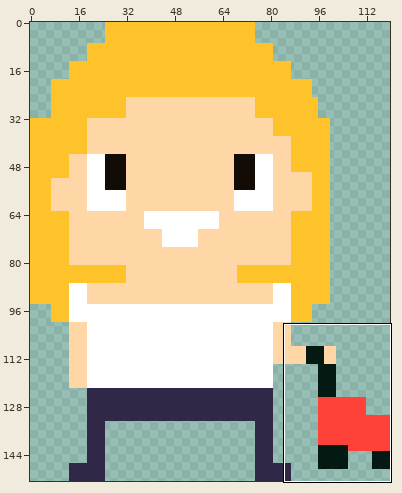
Two versions of one sprite sheet, public/assets/Mary-St-Pope.png. The picture above shows the old version from afar; the outline marks the close-up.
Close-up. Old version:
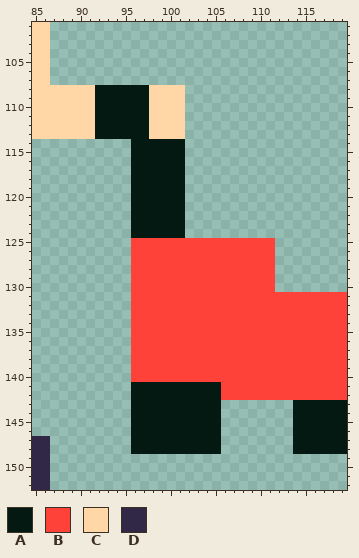
The file is 120x153 pixels. Colours within 5 levels of each other are drawn and written as one. Shown: x 85..119, y 101..152.
Palette (. is transparent): A #041912  B #fe4239  C #ffd7a6  D #312847
Pixels before, first column x 85:
101 CC.................................
102 CC.................................
103 CC.................................
104 CC.................................
105 CC.................................
106 CC.................................
107 CC.................................
108 CCCCCCCAAAAAACCCC..................
109 CCCCCCCAAAAAACCCC..................
110 CCCCCCCAAAAAACCCC..................
111 CCCCCCCAAAAAACCCC..................
112 CCCCCCCAAAAAACCCC..................
113 CCCCCCCAAAAAACCCC..................
114 ...........AAAAAA..................
115 ...........AAAAAA..................
116 ...........AAAAAA..................
117 ...........AAAAAA..................
118 ...........AAAAAA..................
119 ...........AAAAAA..................
120 ...........AAAAAA..................
121 ...........AAAAAA..................
122 ...........AAAAAA..................
123 ...........AAAAAA..................
124 ...........AAAAAA..................
125 ...........BBBBBBBBBBBBBBBB........
126 ...........BBBBBBBBBBBBBBBB........
127 ...........BBBBBBBBBBBBBBBB........
128 ...........BBBBBBBBBBBBBBBB........
129 ...........BBBBBBBBBBBBBBBB........
130 ...........BBBBBBBBBBBBBBBB........
131 ...........BBBBBBBBBBBBBBBBBBBBBBBB
132 ...........BBBBBBBBBBBBBBBBBBBBBBBB
133 ...........BBBBBBBBBBBBBBBBBBBBBBBB
134 ...........BBBBBBBBBBBBBBBBBBBBBBBB
135 ...........BBBBBBBBBBBBBBBBBBBBBBBB
136 ...........BBBBBBBBBBBBBBBBBBBBBBBB
137 ...........BBBBBBBBBBBBBBBBBBBBBBBB
138 ...........BBBBBBBBBBBBBBBBBBBBBBBB
139 ...........BBBBBBBBBBBBBBBBBBBBBBBB
140 ...........BBBBBBBBBBBBBBBBBBBBBBBB
141 ...........AAAAAAAAAABBBBBBBBBBBBBB
142 ...........AAAAAAAAAABBBBBBBBBBBBBB
143 ...........AAAAAAAAAA........AAAAAA
144 ...........AAAAAAAAAA........AAAAAA
145 ...........AAAAAAAAAA........AAAAAA
146 ...........AAAAAAAAAA........AAAAAA
147 DD.........AAAAAAAAAA........AAAAAA
148 DD.........AAAAAAAAAA........AAAAAA
149 DD.................................
150 DD.................................
151 DD.................................
152 DD.................................
And afterwards:
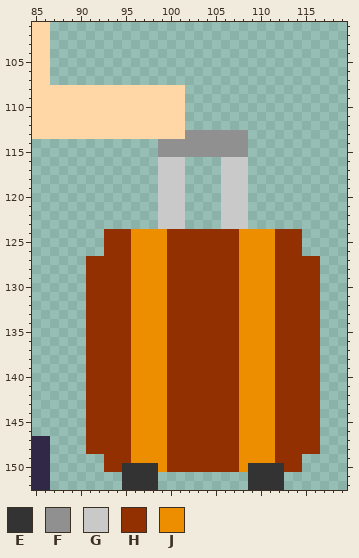
Colours new in this view: E #333333  F #909090  G #c9c9c9  H #923002  J #ed8e00
What changed:
Changed rows in their new state; - is an unchanged pixel.
first column x 91:
108 -CCCCCC----------------------
109 -CCCCCC----------------------
110 -CCCCCC----------------------
111 -CCCCCC----------------------
112 -CCCCCC----------------------
113 -CCCCCC----FFFFFFF-----------
114 -----...FFFFFFFFFF-----------
115 -----...FFFFFFFFFF-----------
116 -----...GGG----GGG-----------
117 -----...GGG----GGG-----------
118 -----...GGG----GGG-----------
119 -----...GGG----GGG-----------
120 -----...GGG----GGG-----------
121 -----...GGG----GGG-----------
122 -----...GGG----GGG-----------
123 -----...GGG----GGG-----------
124 --HHHJJJJHHHHHHHHJJJJHHH-----
125 --HHHJJJJHHHHHHHHJJJJHHH-----
126 --HHHJJJJHHHHHHHHJJJJHHH-----
127 HHHHHJJJJHHHHHHHHJJJJHHHHH---
128 HHHHHJJJJHHHHHHHHJJJJHHHHH---
129 HHHHHJJJJHHHHHHHHJJJJHHHHH---
130 HHHHHJJJJHHHHHHHHJJJJHHHHH---
131 HHHHHJJJJHHHHHHHHJJJJHHHHH...
132 HHHHHJJJJHHHHHHHHJJJJHHHHH...
133 HHHHHJJJJHHHHHHHHJJJJHHHHH...
134 HHHHHJJJJHHHHHHHHJJJJHHHHH...
135 HHHHHJJJJHHHHHHHHJJJJHHHHH...
136 HHHHHJJJJHHHHHHHHJJJJHHHHH...
137 HHHHHJJJJHHHHHHHHJJJJHHHHH...
138 HHHHHJJJJHHHHHHHHJJJJHHHHH...
139 HHHHHJJJJHHHHHHHHJJJJHHHHH...
140 HHHHHJJJJHHHHHHHHJJJJHHHHH...
141 HHHHHJJJJHHHHHHHHJJJJHHHHH...
142 HHHHHJJJJHHHHHHHHJJJJHHHHH...
143 HHHHHJJJJHHHHHHHHJJJJHHHHH...
144 HHHHHJJJJHHHHHHHHJJJJHHHHH...
145 HHHHHJJJJHHHHHHHHJJJJHHHHH...
146 HHHHHJJJJHHHHHHHHJJJJHHHHH...
147 HHHHHJJJJHHHHHHHHJJJJHHHHH...
148 HHHHHJJJJHHHHHHHHJJJJHHHHH...
149 --HHHJJJJHHHHHHHHJJJJHHH-----
150 --HHEEEEJHHHHHHHHJEEEEHH-----
151 ----EEEE----------EEEE-------
152 ----EEEE----------EEEE-------
Pixel boxes of the changes (left, top, right, bottom) in both close-ups:
changed: (86, 85, 347, 490)
